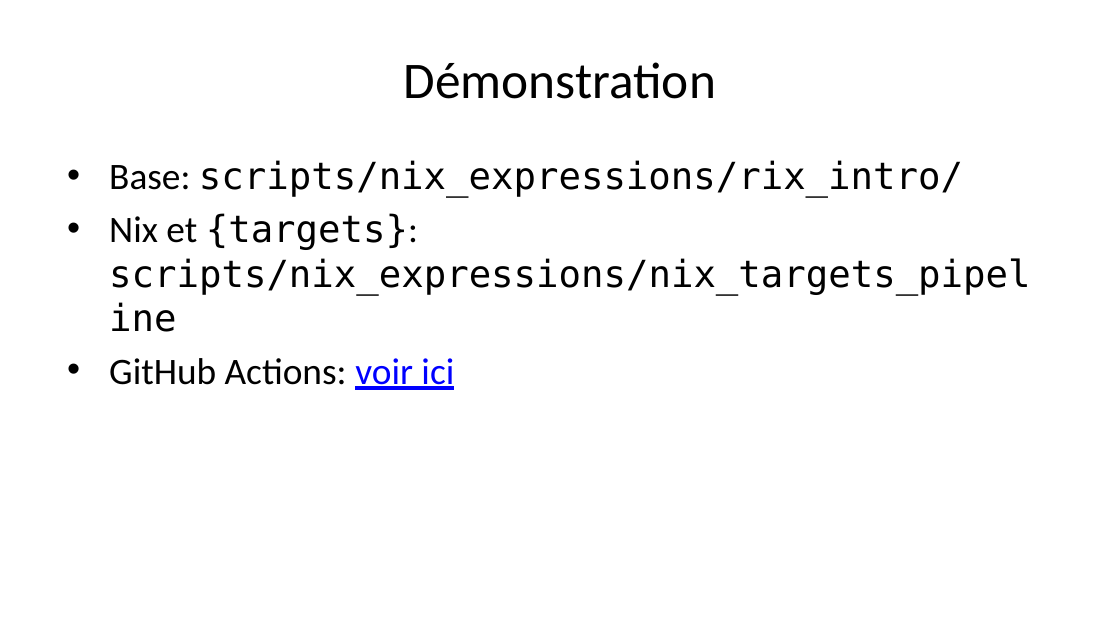
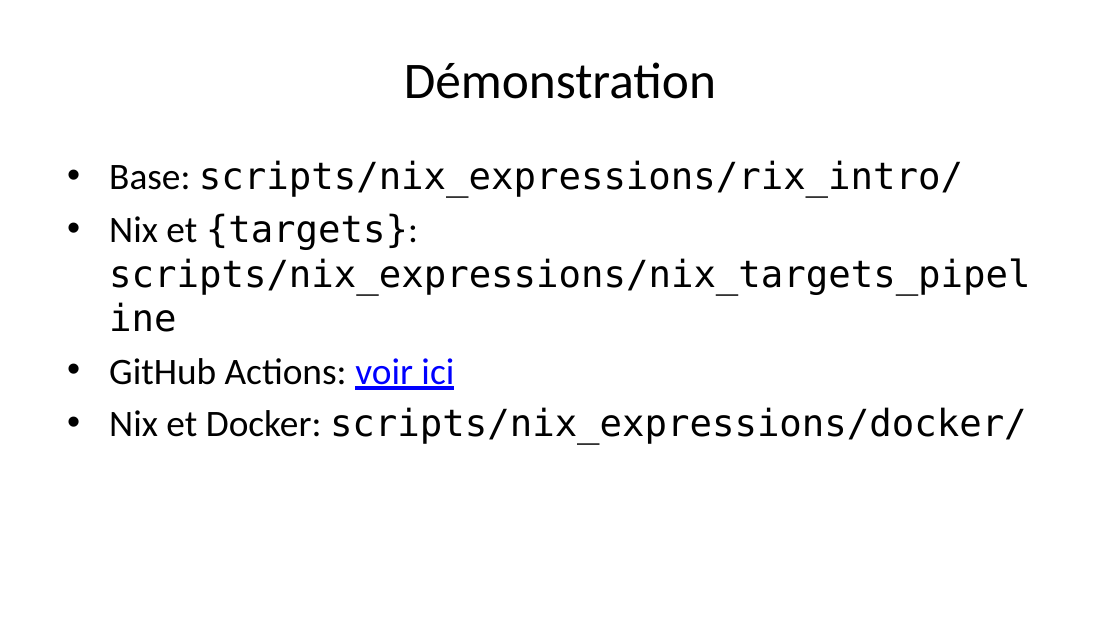
Before and after one commit to b-rodrigues/repro_rrr, a slide deck: slide 15 of docs/index.pptx. Drawn at 1120x630 pixels with LibreOffice and Linux fonts; fonts in the diff are those of the drawing. Boxes give left, top, right and bottom in pixels: in the first picture for what was removed or moved away, otherwise in the second. Text is boxed around its words. In the diff, an @@ line names an element or a change of style, - is before the commit and + after.

```diff
--- a/docs/index.pptx
+++ b/docs/index.pptx
@@ text at <box>109,407,1027,444</box>: paragraph added @@
+• Nix et Docker: scripts/nix_expressions/docker/
```
Also in this commit, not shown: 5 slides added, 12 other files.
